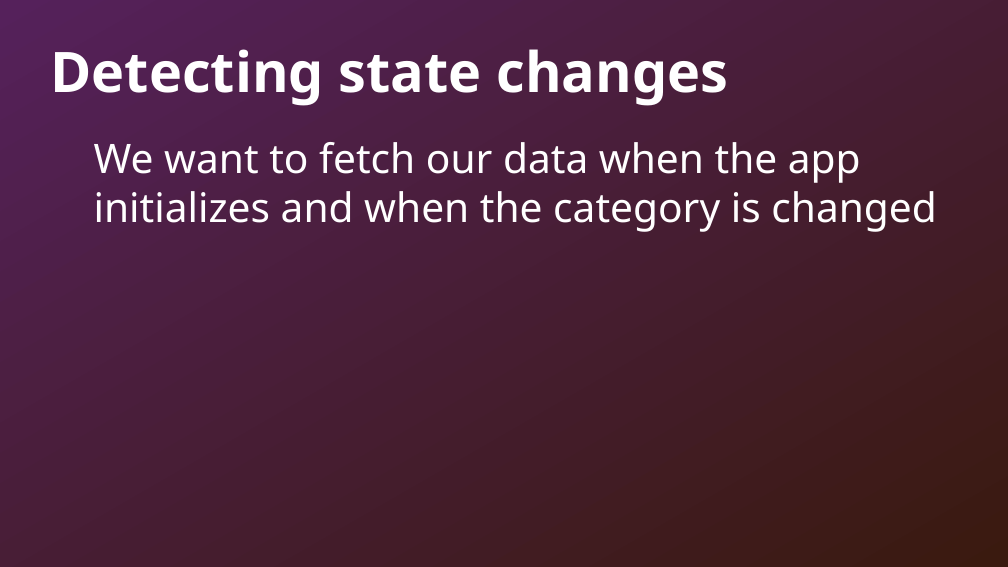
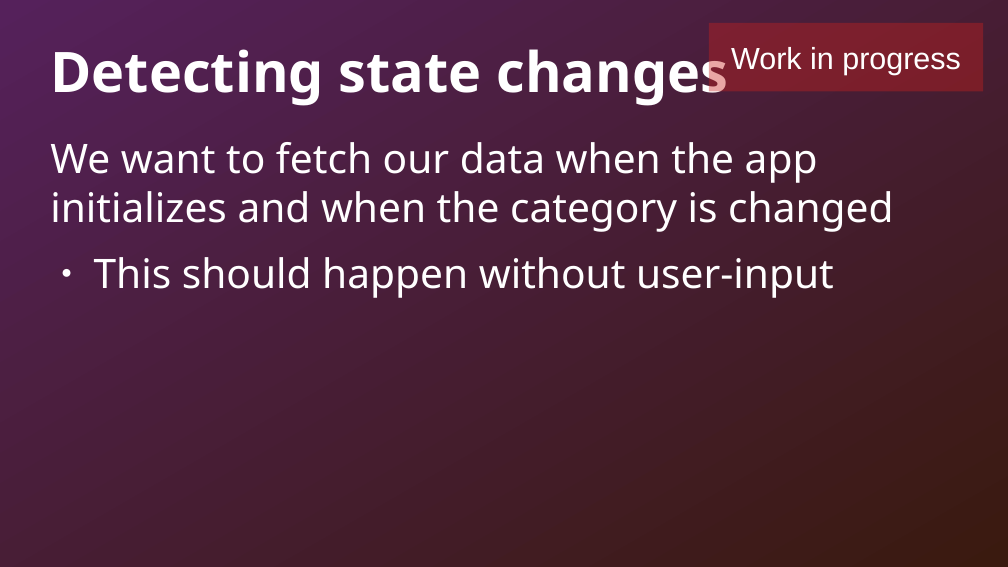
Before and after one commit to dytrws/dytrws, a slide deck: slide 44 of public/slides.odp (slide 43 before the commit). Drawn at 1008x567 pixels with LibreOffice and Linux fonts; fonts in the diff are those of the drawing; background and template pictures are left out. Boxes give left, top, right and bottom in pixels: in the first picture for what was removed or moved away, otherwise in the second. Text is boxed around its words. In the diff, an @@ line names an element or a change of style, - is before the commit and + after.

Commit message:
fixed typo in data, improved slides

```diff
--- a/public/slides.odp
+++ b/public/slides.odp
@@ rectangle added at [709,23,983,91], fill #C9211E at 40% opacity, 24 pt, text #FFFFFF @@
+Work in progress
@@ text at [50,142,894,232]: indent changed @@
@@ text at [94,257,834,298]: paragraph added @@
+● This should happen without user-input
```
Also in this commit, not shown: 28 other slides changed, 6 slides added, 4 slides removed, 2 other files.
